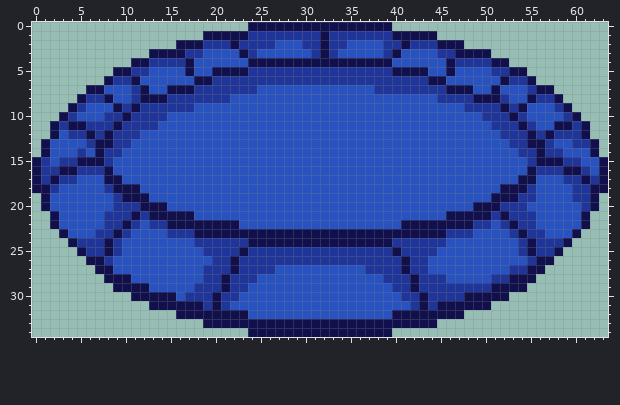
One commit to this pixel-art sprite: Pokeit/sprites/spr_arcanePlatform/525264f0-bb8d-4b22-bc2c-89dc75d4896b.png. That is the earlier state.
The file is 64x35 pixels.
Now the later version:
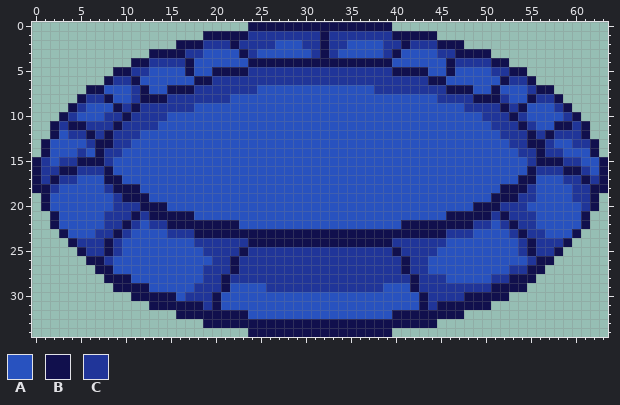
Palette (. is transparent): A #2852bffe  B #11104d  C #203599
From old to new:
Changed rows in their new state; - is an unchanged pixel.
first column x 21:
27 ------CCCCCCCCCC------
28 ----CCCCCCCCCCCCCC----
29 -AA--CCCCCCCCCCCCC-AA-
30 AA------------------AA
31 A--------------------A
